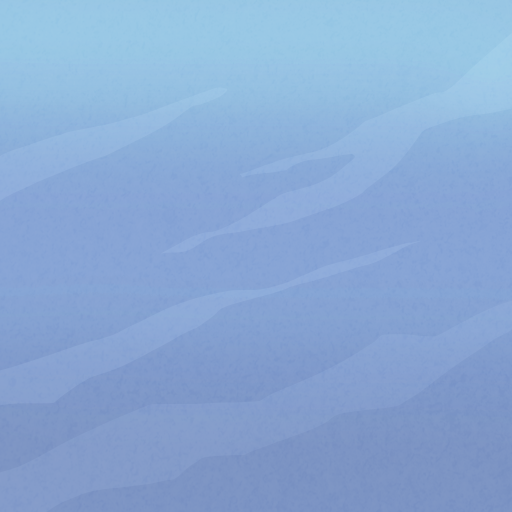
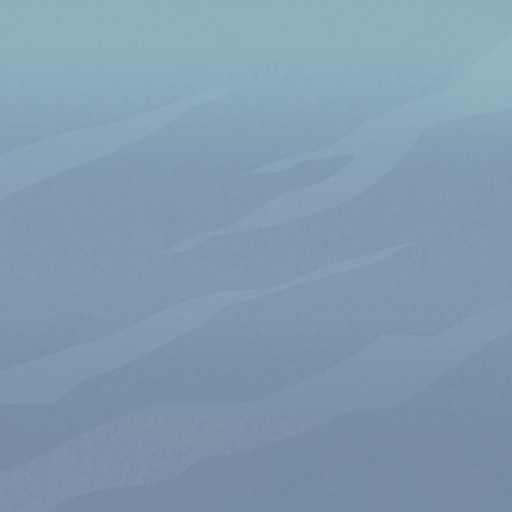
Layer changes from the first 512 × 512 image to the second:
removed layer "Layer 5" (was soft light) over (0, 0, 512, 512)
painted on "Layer 4" over (0, 0, 512, 512)
